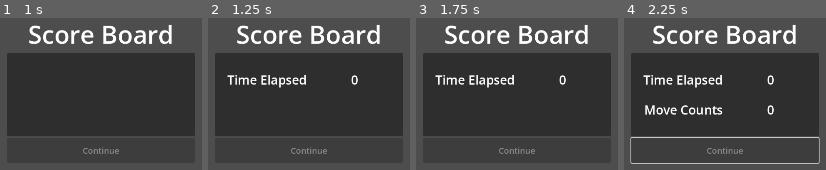
Above: before the commit, frames 1-4 (left to right).
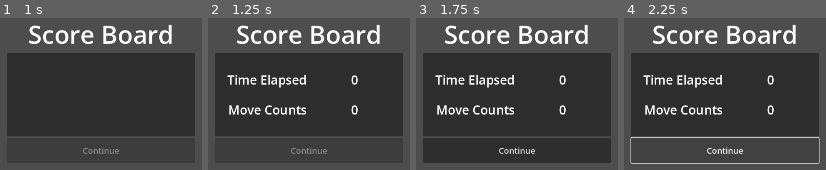
Above: after the commit, the same moments.

Repository: kin-ark/X_0
Game: Godot game, scene res://Levels/level_summary.tscn
Two runs of this game, one before a commit and one after it. Both use one fixed random seed, a clock stepped at 60 frames per second and the inputs below. This scene is started directly instead of the project's main scene.
Inputs (mouse positions are in pixels of both pictures, inside the frame that each line leads up to):
- Up to frame 1 (1 s): tap Enter at 0.5 s; move the mouse to (outside the picture) at 0.52 s; hold D (right) from 0.53 s (still down)
- Up to frame 2 (1.25 s): keep holding D (right)
- Up to frame 3 (1.75 s): move the mouse to (outside the picture) at 1.27 s; release D (right) at 1.28 s; hold S (down) from 1.28 s (still down)
- Up to frame 4 (2.25 s): release S (down) at 2 s; click (725, 150) at 2 s, where only the run after the commit has a clickable "Continue"

Frame 1 is identical in both runs. In frame 2, 1.3% of the frame differs, in the area x 10-75%, y 57-64%; in frame 3, 1.6%, in the area x 10-75%, y 57-90%; in frame 4, 0.3%.

Commit message:
fix: summary animation

Diff:
--- a/Levels/level_summary.gd
+++ b/Levels/level_summary.gd
@@ -18,20 +18,20 @@
 	for row in rows:
 		row.modulate = Color.TRANSPARENT
 
-	var tween = create_tween()
-	tween.tween_interval(1)
+	var tween = create_tween().set_parallel()
+	#tween.tween_interval(1)
 
 	tween.finished.connect(func():
 		button.disabled = false
 	)
 
 	for row in rows:
-		tween.tween_property(row, 'modulate', Color.WHITE, 0.1)
+		tween.tween_property(row, 'modulate', Color.WHITE, 0.1).set_delay(1)
 		tween.tween_property(self, 'tween_int_value', 0, 0)
 
 		var value_node = row.get_child(1)
 
-		tween.tween_method(interpolate_integers.bind(value_node), 0, int(value_node.text), 0.5)
+		tween.tween_method(interpolate_integers.bind(value_node), 0, int(value_node.text), 0.5).set_delay(1)
 
 		tween.tween_interval(0.5)
 
--- a/Levels/level_summary.tscn
+++ b/Levels/level_summary.tscn
@@ -53,7 +53,7 @@
 layout_mode = 2
 size_flags_horizontal = 3
 theme_override_font_sizes/font_size = 30
-text = "1234"
+text = "10.242"
 horizontal_alignment = 1
 
 [node name="HBoxContainer2" type="HBoxContainer" parent="VBoxContainer/PanelContainer/MarginContainer/VBoxContainer"]
Not shown: 1 places in Levels/level.tscn that only renumber resources
Not shown: 1 places in Levels/level_summary.tscn that only renumber resources
